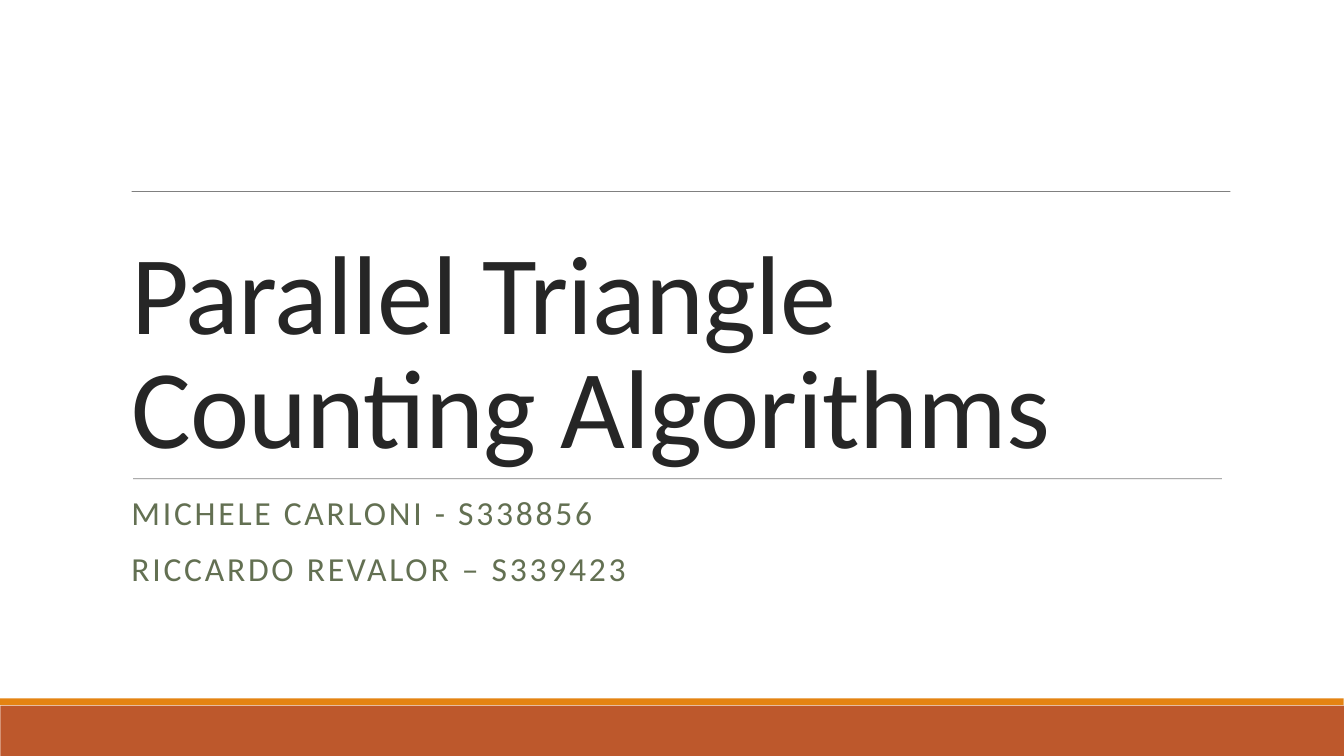
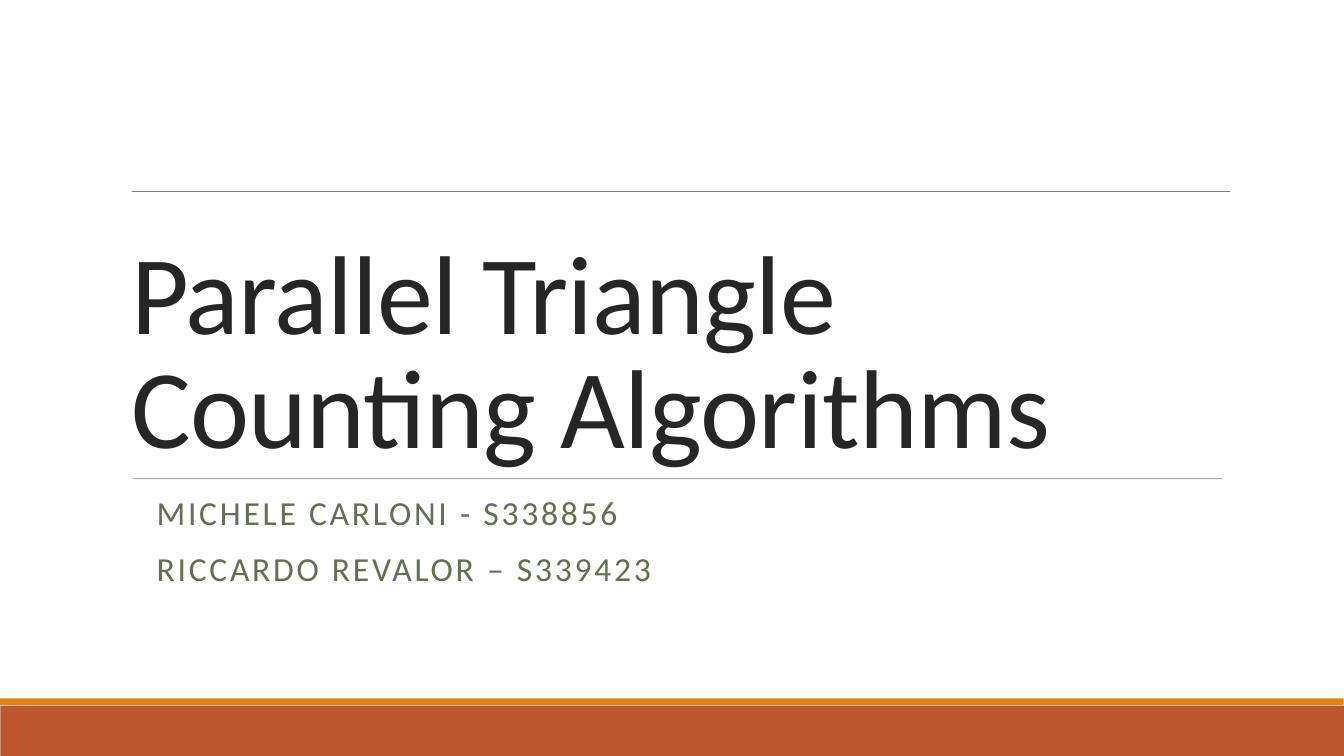
Before and after one commit to RiccardoRevalor/ParallelTriangleCounting, a slide deck: slide 1 of presentation.pptx. Drawn at 1344x756 pixels with LibreOffice and Linux fonts; fonts in the diff are those of the drawing. Boxes give left, top, right and bottom in pixels: in the first picture for what was removed or moved away, otherwise in the second. Text is boxed around its words. In the diff, an @@ line names an element or a change of style, - is before the commit and + after.

```diff
--- a/presentation.pptx
+++ b/presentation.pptx
@@ subtitle "MICHELE CARLONI - S338856" at bbox=[157, 502, 651, 581]: indent changed @@
```
Also in this commit, not shown: 3 other slides changed.
